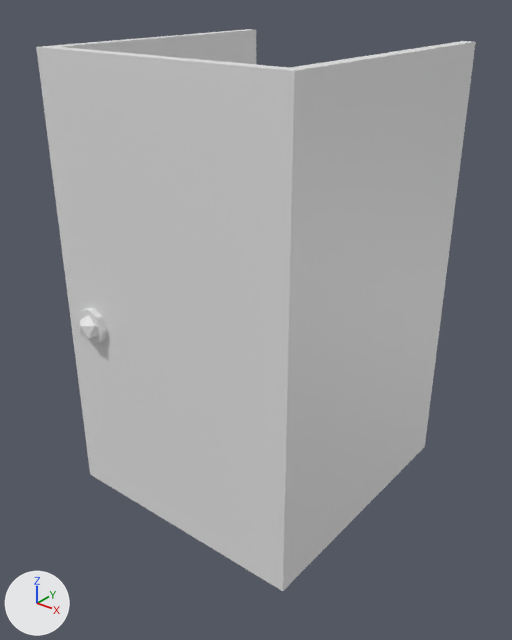
What one commit did to the FBX model Assets/Modelos 3D/Fábrica/cabine.fbx.
Camera for both pictures: a camera (50 mm lens) standing at (2.87, -3.56, 3.52) and looking at (0.03, -0.01, 1.31). The lights are fixed; the arrows at lower left show +X, +Y and +Z. Where no turn or scale is listed for an object, it has been applied to the vertices.

The first picture shows 'Cabine', 'Porta'.
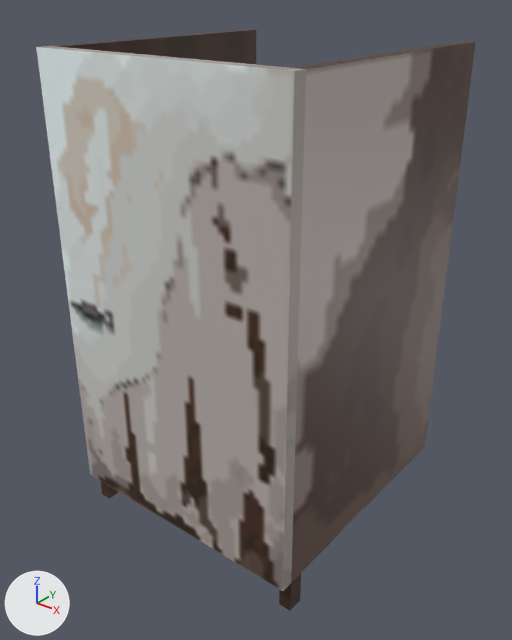
Where the newer file only moved an object's origin or applied its transform, the numbers keep the older frame.

Patch to the scene script:
```diff
--- a/Assets/Modelos 3D/Fábrica/cabine.fbx.py
+++ b/Assets/Modelos 3D/Fábrica/cabine.fbx.py
@@ img_cabinesides_png @@
+img_cabinesides_png = load_image('CabineSides.png', '_unpacked/CabineSides.png', 100, 100, 'sRGB')
@@ img_cabine_frente_png @@
+img_cabine_frente_png = load_image('Cabine Frente.png', '_unpacked/Cabine_Frente.png', 100, 100, 'sRGB')
@@ mat_cabine @@
+mat_cabine = principled_material('Cabine')
+mat_cabine.texture = img_cabinesides_png  # with its transparency
@@ mat_cabineporta @@
+mat_cabineporta = principled_material('CabinePorta')
+mat_cabineporta.texture = img_cabine_frente_png  # with its transparency
@@ me_cube_004 @@
 # used by ob_porta; location = (0.0, 0.0, 0.0)
-me_cube_004.from_pydata(...)  # 36 vertices, 60 faces; spans x -0.94..0.94, y -0.99..-0.74, z 0.01..3.14
+me_cube_004.from_pydata(...)  # 8 vertices, 12 faces; spans x -0.94..0.94, y -0.87..-0.78, z 0.01..3.14
+# me_cube_004 part 1: the loose piece of 16 vertices spanning x -0.81..-0.55, y -0.92..-0.74, z 1.27..1.52 is deleted
+# me_cube_004 part 2: the loose piece of 12 vertices spanning x -0.75..-0.59, y -0.99..-0.83, z 1.3..1.48 is deleted
+# me_cube_004 part 3: 12 faces spanning x -0.94..0.94, y -0.87..-0.78, z 0.01..3.14 switch from mat_material (white #e7e7e7) to mat_cabineporta (picture img_cabine_frente_png)
@@ me_cube_003 @@
 # used by ob_cabine; location = (0.0, 0.0, 0.0)
-me_cube_003.from_pydata(...)  # 16 vertices, 24 faces; spans x -0.94..0.94, y -0.79..1.09, z 0.01..3.14
+me_cube_003.from_pydata(...)  # 28 vertices, 48 faces; spans x -0.94..0.94, y -0.79..1.09, z -0.24..3.14
+# me_cube_003 part 4
+# 12 faces are deleted
+# 12 vertices are added at x -0.94..0.94, y -0.79..-0.66, z -0.24..0.01
+# 36 new faces join them
+# me_cube_003 part 5: 6 faces spanning x -0.94..-0.85, y -0.79..1.09, z 0.01..3.14 switch from mat_material_001 (white #e7e7e7) to mat_cabine (picture img_cabinesides_png)
+# me_cube_003 part 6: 6 faces spanning x 0.85..0.94, y -0.79..1.09, z 0.01..3.14 switch from mat_material_002 (white #e7e7e7) to mat_cabine (picture img_cabinesides_png)
```

Changed parts and their boxes (x1, y1, x2, y2) in the pictures (512 x 640 px):
'Cabine', reshaped
    before: (54, 29, 476, 582)
    after: (54, 29, 476, 610)
part 1 of me_cube_004, deleted
    before: (78, 308, 107, 343)
part 2 of me_cube_004, deleted
    before: (79, 316, 98, 339)
part 3 of me_cube_004, recoloured
    both: (36, 46, 306, 591)
part 4 of me_cube_003, built on
    before: (61, 30, 476, 582)
    after: (61, 30, 476, 610)
part 5 of me_cube_003, recoloured (white to grey)
    both: (54, 29, 251, 47)
part 6 of me_cube_003, recoloured
    both: (290, 41, 471, 69)
